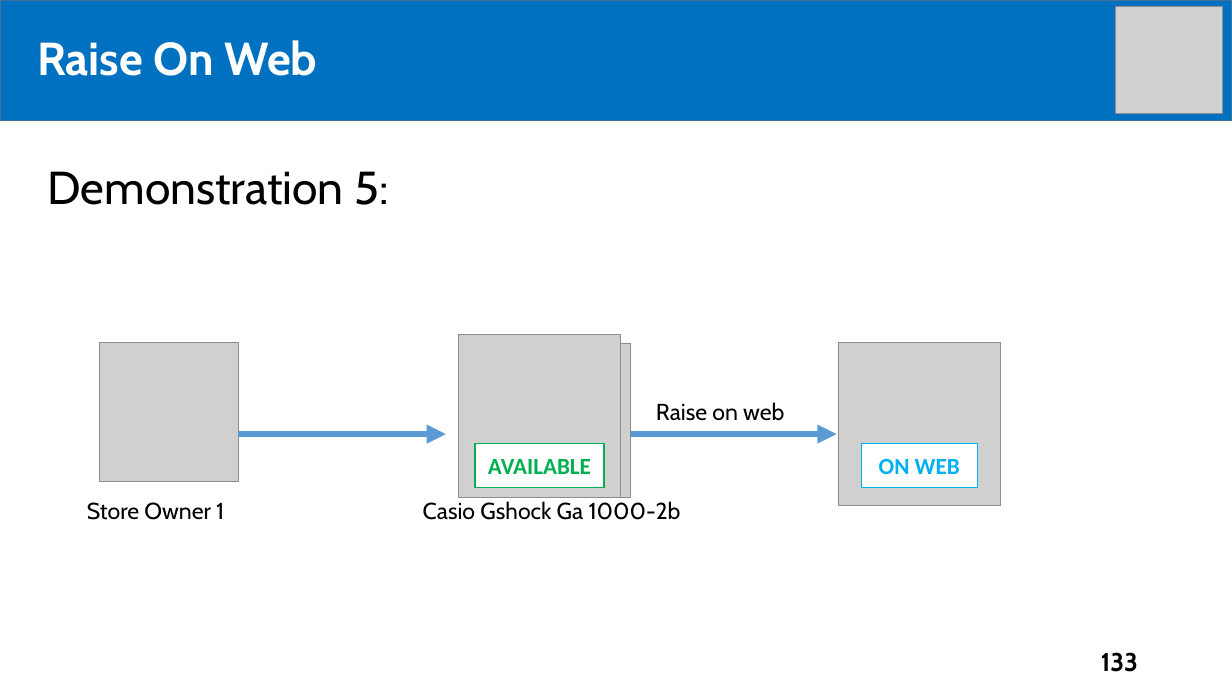
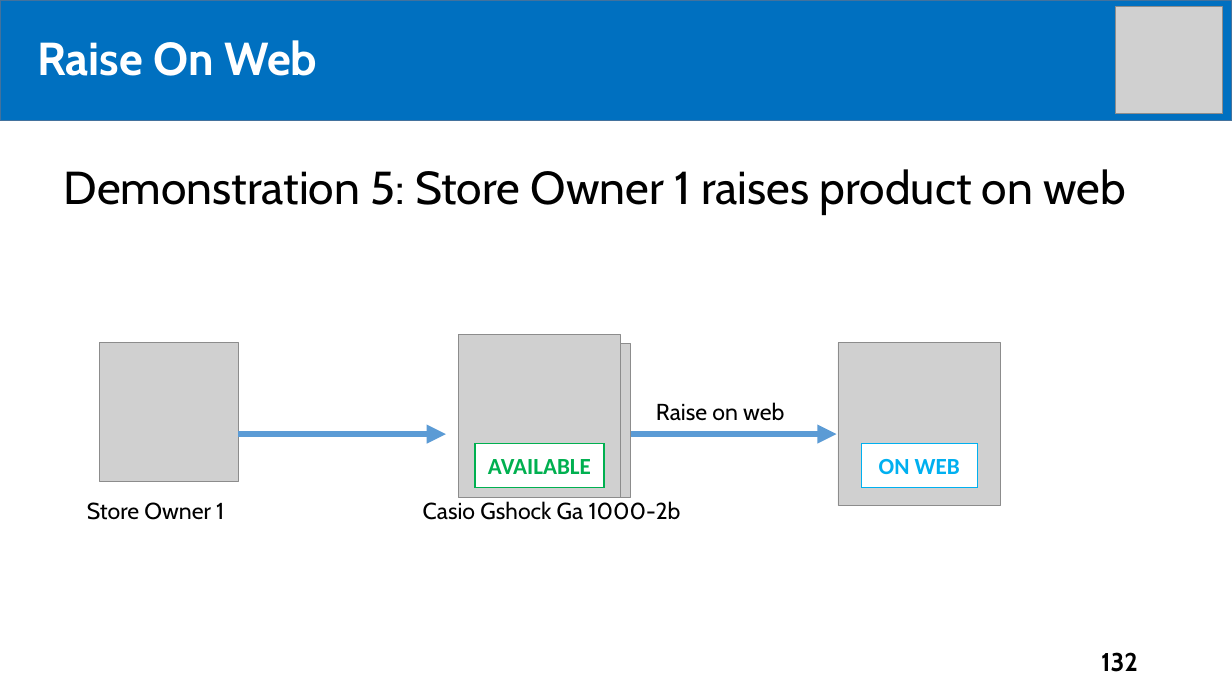
Before and after one commit to tiendan3108/CP, a slide deck: slide 132 of Source/Presentation/PreFinalPresentation.pptx (slide 133 before the commit). Drawn at 1232x693 pixels with LibreOffice and Linux fonts; fonts in the diff are those of the drawing; grey boxes stand for pictures. Boxes give left, top, right and bottom in pixels: in the first picture for what was removed or moved away, otherwise in the second. Text is boxed around its words. In the diff, an @@ line names an element or a change of style, - is before the commit and + after.

```diff
--- a/Source/Presentation/PreFinalPresentation.pptx
+++ b/Source/Presentation/PreFinalPresentation.pptx
@@ text at (64, 169, 1127, 215): text changed @@
-Demonstration 5:
+Demonstration 5: Store Owner 1 raises product on web
@@ page number at (1101, 652, 1138, 672): text changed @@
-133
+132
```
Also in this commit, not shown: 11 other slides changed, 9 slides added, 3 slides removed.
